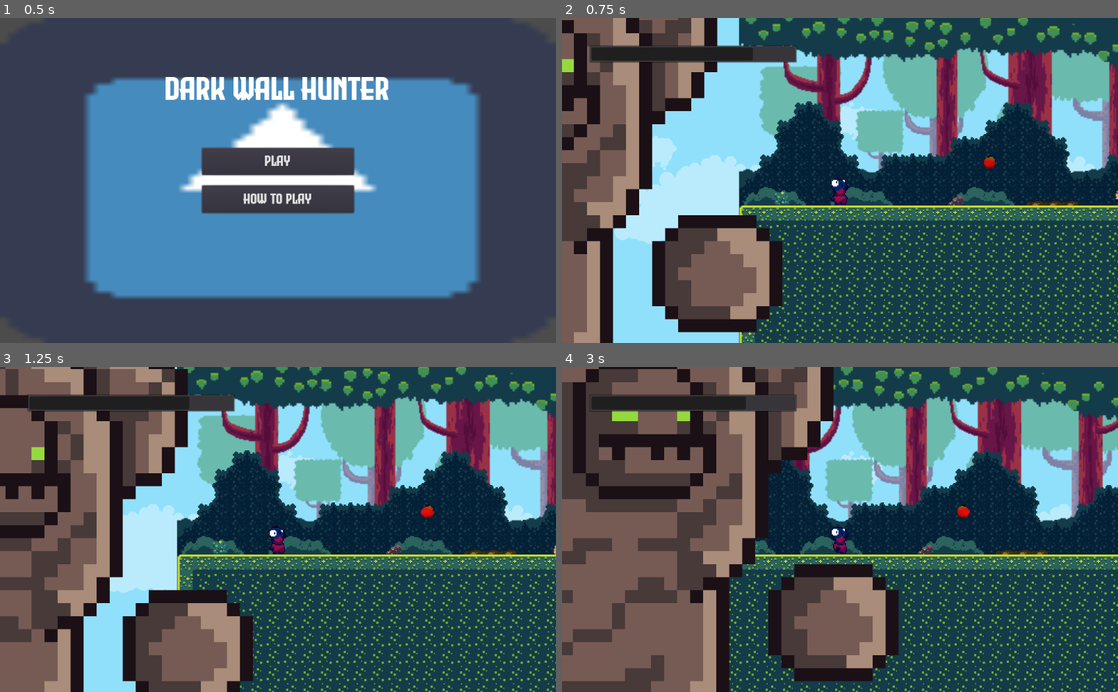
Above: before the commit, frames 1-4 (two rows, left to right).
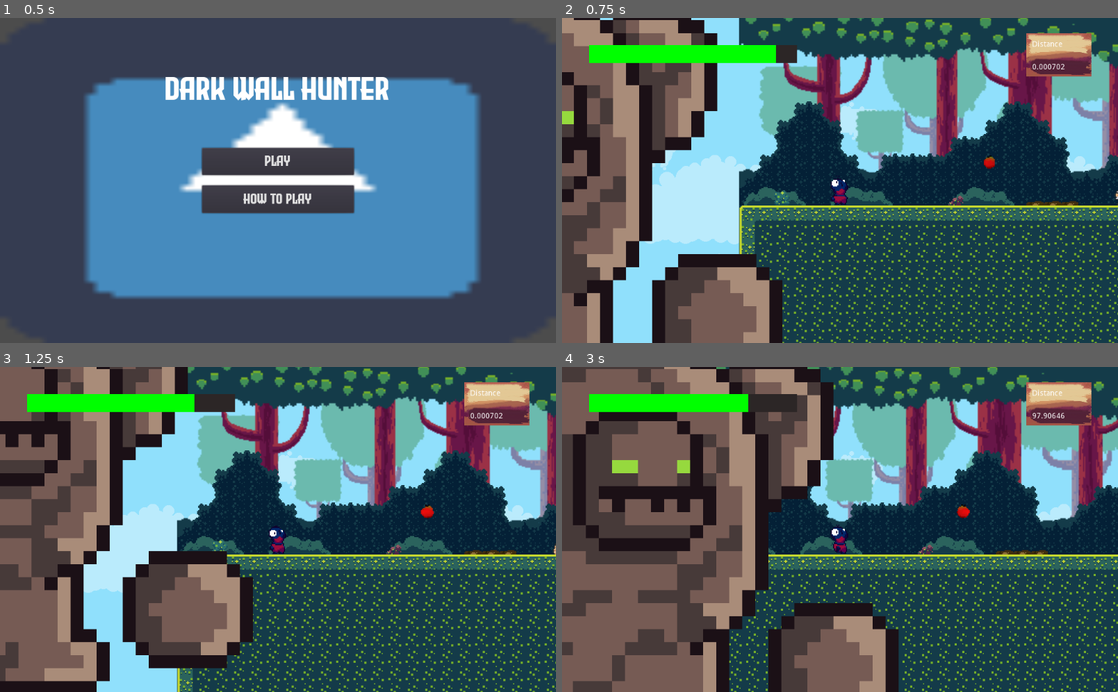
Above: after the commit, the same moments.

Repository: bosskab123/godot-wild-jam-36
Game: Godot game, scene res://scenes/uis/MainMenuUI.tscn
Two runs of this game, one before a commit and one after it. Both use one fixed random seed, a clock stepped at 60 frames per second and the inputs below. The engine's default icon, where the game draws it, is replaced by a stand-in: a white triangle on a blue panel in a dark square.
Inputs:
- Up to frame 1 (0.5 s): no input
- Up to frame 2 (0.75 s): click "Play" at 0.5 s
- Up to frame 3 (1.25 s): no input
- Up to frame 4 (3 s): hold D (move_right) 1.28-2.03 s; tap Y (next_chunk) at 1.35, 2.85 s; tap W (jump) at 1.52, 2.27 s; hold A (move_left) 2.03-2.78 s; tap T (previous_chunk) at 2.1 s; hold D (move_right) from 2.78 s (still down)

Frame 1 is identical in both runs. In frame 2, 22% of the frame differs, in the area x 0-96%, y 0-100%; in frame 3, 26%; in frame 4, 32%.

Commit message:
implement score mechanic and energy bar animation

Diff:
--- a/scenes/MainGame.gd
+++ b/scenes/MainGame.gd
@@ -15,6 +15,8 @@
 	"primary": $Background/PrimaryBackgroundDetector,
 	"secondary": $Background/SecondaryBackgroundDetector
 }
+
+onready var score = $CanvasLayer/VBoxContainer/Score as Label
 
 var total_chunk: int = 2
 var showing_chunk_number: Array = []
@@ -54,6 +56,9 @@
 		add_child(initial_chunk_instance)
 	# Set up spawnline
 	$SpawnLine.position.x = (GlobalVars.CHUNK_LENGTH + GlobalVars.PADDING_LENGTH) * 1
+
+func _process(delta):
+	score.text = str(($Player.position.x-92.466) * 3.478)
 
 func setup_background():
 	# Setup primary and secondary background
--- a/scenes/MainGame.tscn
+++ b/scenes/MainGame.tscn
@@ -7,6 +7,7 @@
 [ext_resource path="res://assets/sprites/Tiny Platformer - Forest Asset Pack/Background/Layer_02.png" type="Texture" id=5]
 [ext_resource path="res://assets/sprites/Tiny Platformer - Forest Asset Pack/Background/Layer_03.png" type="Texture" id=6]
 [ext_resource path="res://scenes/obstacles/DeadFloor.tscn" type="PackedScene" id=7]
+[ext_resource path="res://assets/sprites/sign.png" type="Texture" id=8]
 
 [sub_resource type="RectangleShape2D" id=1]
 extents = Vector2( 10, 480 )
@@ -22,6 +23,45 @@
 __meta__ = {
 "_edit_horizontal_guides_": [ 0.0, 240.0, 480.0, 315.777 ],
 "_edit_vertical_guides_": [ 0.0, 480.0, 960.0 ]
+}
+
+[node name="CanvasLayer" type="CanvasLayer" parent="."]
+
+[node name="TextureRect" type="TextureRect" parent="CanvasLayer"]
+margin_left = 855.15
+margin_top = 28.449
+margin_right = 975.15
+margin_bottom = 108.449
+texture = ExtResource( 8 )
+
+[node name="VBoxContainer" type="VBoxContainer" parent="CanvasLayer"]
+anchor_left = 1.0
+anchor_right = 1.0
+margin_left = -158.195
+margin_top = 41.8736
+margin_right = -102.195
+margin_bottom = 97.8736
+custom_constants/separation = 28
+alignment = 1
+__meta__ = {
+"_edit_use_anchors_": false
+}
+
+[node name="Title" type="Label" parent="CanvasLayer/VBoxContainer"]
+margin_right = 56.0
+margin_bottom = 14.0
+text = "Distance"
+__meta__ = {
+"_edit_use_anchors_": false
+}
+
+[node name="Score" type="Label" parent="CanvasLayer/VBoxContainer"]
+margin_top = 42.0
+margin_right = 56.0
+margin_bottom = 56.0
+text = "0"
+__meta__ = {
+"_edit_use_anchors_": false
 }
 
 [node name="Background" type="Node2D" parent="."]
--- a/scenes/items/Apple.gd
+++ b/scenes/items/Apple.gd
@@ -46,7 +46,7 @@
 
 func player_eat_Apple(player):
 	if player:
-		player.energy += energy
+		player.energy_set(energy+player.energy)
 		set_is_ate_by_player(true)
 
 func worm_eat_Apple(worm: Node2D):
--- a/scenes/obstacles/DeadWall.tscn
+++ b/scenes/obstacles/DeadWall.tscn
@@ -4,7 +4,7 @@
 [ext_resource path="res://assets/sprites/Enchanted Forest Characters with animations.png" type="Texture" id=2]
 
 [sub_resource type="RectangleShape2D" id=1]
-extents = Vector2( 114.771, 370.023 )
+extents = Vector2( 39.4249, 370.023 )
 
 [sub_resource type="AtlasTexture" id=2]
 atlas = ExtResource( 2 )
@@ -53,7 +53,7 @@
 position = Vector2( -37.7549, -217.091 )
 scale = Vector2( 12, 12 )
 frames = SubResource( 8 )
-frame = 1
+frame = 5
 playing = true
 
 [connection signal="body_entered" from="." to="." method="_on_DeadWall_body_entered"]
--- a/scenes/player/Player.gd
+++ b/scenes/player/Player.gd
@@ -20,6 +20,8 @@
 
 func energy_set(new_var):
 	energy = clamp(new_var, 0, MAX_ENERGY)
+	$PlayerUI.on_energy_updated(energy)
 
 func calculate_energy(delta):
 	energy -= delta * ENERGY_DRAIN_RATE
+	$PlayerUI.on_energy_updated(energy)
--- a/scenes/player/Player.tscn
+++ b/scenes/player/Player.tscn
@@ -44,32 +44,32 @@
 region = Rect2( 35, 0, 35, 43 )
 
 [sub_resource type="AtlasTexture" id=9]
+atlas = ExtResource( 10 )
+region = Rect2( 70, 0, 35, 43 )
+
+[sub_resource type="AtlasTexture" id=10]
+atlas = ExtResource( 10 )
+region = Rect2( 105, 0, 35, 43 )
+
+[sub_resource type="AtlasTexture" id=11]
+atlas = ExtResource( 10 )
+region = Rect2( 140, 0, 35, 43 )
+
+[sub_resource type="AtlasTexture" id=12]
+atlas = ExtResource( 10 )
+region = Rect2( 175, 0, 35, 43 )
+
+[sub_resource type="AtlasTexture" id=13]
+atlas = ExtResource( 10 )
+region = Rect2( 0, 0, 35, 43 )
+
+[sub_resource type="AtlasTexture" id=14]
 atlas = ExtResource( 8 )
 region = Rect2( 0, 0, 35, 43 )
 
-[sub_resource type="AtlasTexture" id=10]
+[sub_resource type="AtlasTexture" id=15]
 atlas = ExtResource( 10 )
 region = Rect2( 35, 0, 35, 43 )
-
-[sub_resource type="AtlasTexture" id=11]
-atlas = ExtResource( 10 )
-region = Rect2( 70, 0, 35, 43 )
-
-[sub_resource type="AtlasTexture" id=12]
-atlas = ExtResource( 10 )
-region = Rect2( 105, 0, 35, 43 )
-
-[sub_resource type="AtlasTexture" id=13]
-atlas = ExtResource( 10 )
-region = Rect2( 140, 0, 35, 43 )
-
-[sub_resource type="AtlasTexture" id=14]
-atlas = ExtResource( 10 )
-region = Rect2( 175, 0, 35, 43 )
-
-[sub_resource type="AtlasTexture" id=15]
-atlas = ExtResource( 10 )
-region = Rect2( 0, 0, 35, 43 )
 
 [sub_resource type="SpriteFrames" id=16]
 animations = [ {
@@ -83,20 +83,20 @@
 "name": "fall",
 "speed": 8.0
 }, {
-"frames": [ SubResource( 8 ) ],
+"frames": [ SubResource( 8 ), SubResource( 9 ), SubResource( 10 ), SubResource( 11 ), SubResource( 12 ), SubResource( 13 ) ],
 "loop": true,
-"name": "wall_hang",
-"speed": 5.0
+"name": "move",
+"speed": 8.0
 }, {
-"frames": [ SubResource( 9 ) ],
+"frames": [ SubResource( 14 ) ],
 "loop": true,
 "name": "jump",
 "speed": 8.0
 }, {
-"frames": [ SubResource( 10 ), SubResource( 11 ), SubResource( 12 ), SubResource( 13 ), SubResource( 14 ), SubResource( 15 ) ],
+"frames": [ SubResource( 15 ) ],
 "loop": true,
-"name": "move",
-"speed": 8.0
+"name": "wall_hang",
+"speed": 5.0
 } ]
 
 [node name="Player" type="KinematicBody2D"]
--- a/scenes/uis/PlayerUI.gd
+++ b/scenes/uis/PlayerUI.gd
@@ -1,6 +1,30 @@
 extends CanvasLayer
 
+signal pulse()
+
+const FLASH_RATE = 0.05
+const N_FLASHES = 4
+
 export(NodePath) onready var player = get_node(player) as Player
+onready var energy_bar = $EnergyBar
+onready var update_tween = $UpdateTween
 
-func _process(delta):
-	$EnergyProgressBar.value = player.energy
+export(Color) var healthy_color = Color.green as Color
+export(Color) var caution_color = Color.yellow as Color
+export(Color) var danger_color = Color.red as Color
+var caution_threshold: float = 0.7
+var danger_threshold: float = 0.3
+
+func on_energy_updated(energy):
+	var change = energy - energy_bar.value
+	update_tween.interpolate_property(energy_bar, "value", energy_bar.value, energy, 0.1, Tween.TRANS_SINE, Tween.EASE_IN_OUT)
+	update_tween.start()
+	_assign_color(energy)
+
+func _assign_color(energy):
+	if energy < energy_bar.max_value * danger_threshold:
+		energy_bar.get("custom_styles/fg").set_bg_color(danger_color)
+	elif energy < energy_bar.max_value * caution_threshold:
+		energy_bar.get("custom_styles/fg").set_bg_color(caution_color)
+	else:
+		energy_bar.get("custom_styles/fg").set_bg_color(healthy_color)
--- a/scenes/uis/PlayerUI.tscn
+++ b/scenes/uis/PlayerUI.tscn
@@ -1,17 +1,27 @@
-[gd_scene load_steps=2 format=2]
+[gd_scene load_steps=4 format=2]
 
 [ext_resource path="res://scenes/uis/PlayerUI.gd" type="Script" id=1]
+
+[sub_resource type="StyleBoxFlat" id=1]
+bg_color = Color( 0.270588, 0.964706, 0.231373, 1 )
+
+[sub_resource type="StyleBoxFlat" id=2]
+bg_color = Color( 0.176471, 0.152941, 0.152941, 1 )
 
 [node name="PlayerUI" type="CanvasLayer"]
 script = ExtResource( 1 )
 
-[node name="EnergyProgressBar" type="ProgressBar" parent="."]
+[node name="EnergyBar" type="ProgressBar" parent="."]
 margin_left = 50.0
 margin_top = 50.0
 margin_right = 433.0
 margin_bottom = 83.0
+custom_styles/fg = SubResource( 1 )
+custom_styles/bg = SubResource( 2 )
 value = 100.0
 percent_visible = false
 __meta__ = {
 "_edit_use_anchors_": false
 }
+
+[node name="UpdateTween" type="Tween" parent="."]
Binary file added: assets/sprites/sign.png
Not shown, added: assets/sprites/sign.png.import
Not shown: 1 places in scenes/MainGame.tscn that only renumber resources
